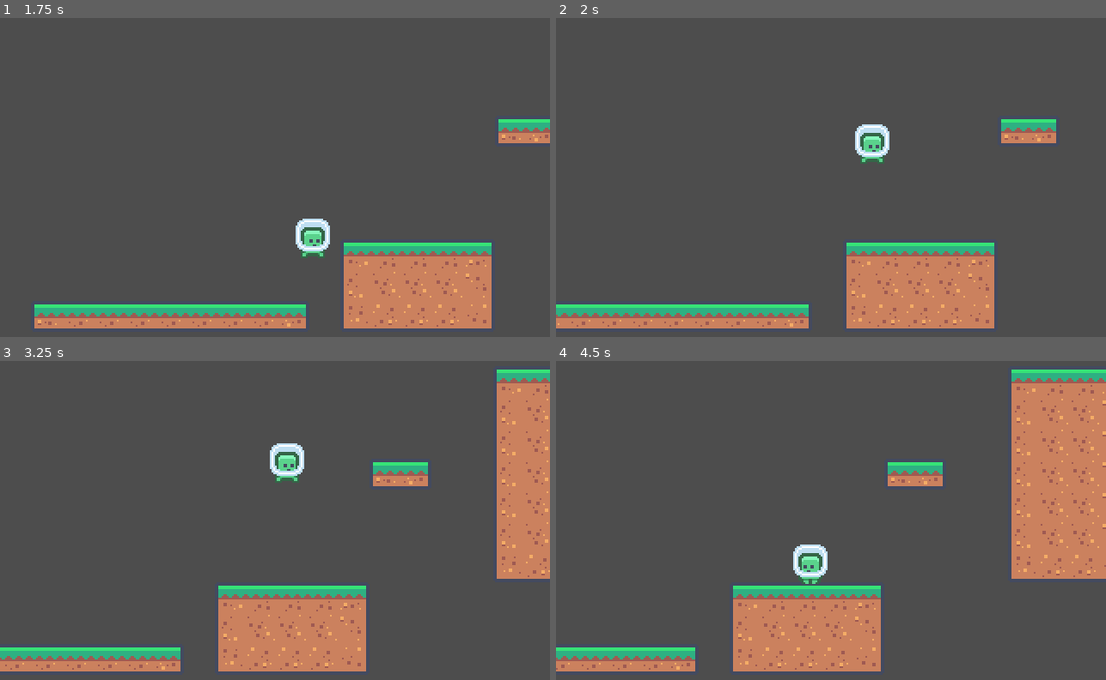
Above: before the commit, frames 1-4 (two rows, left to right).
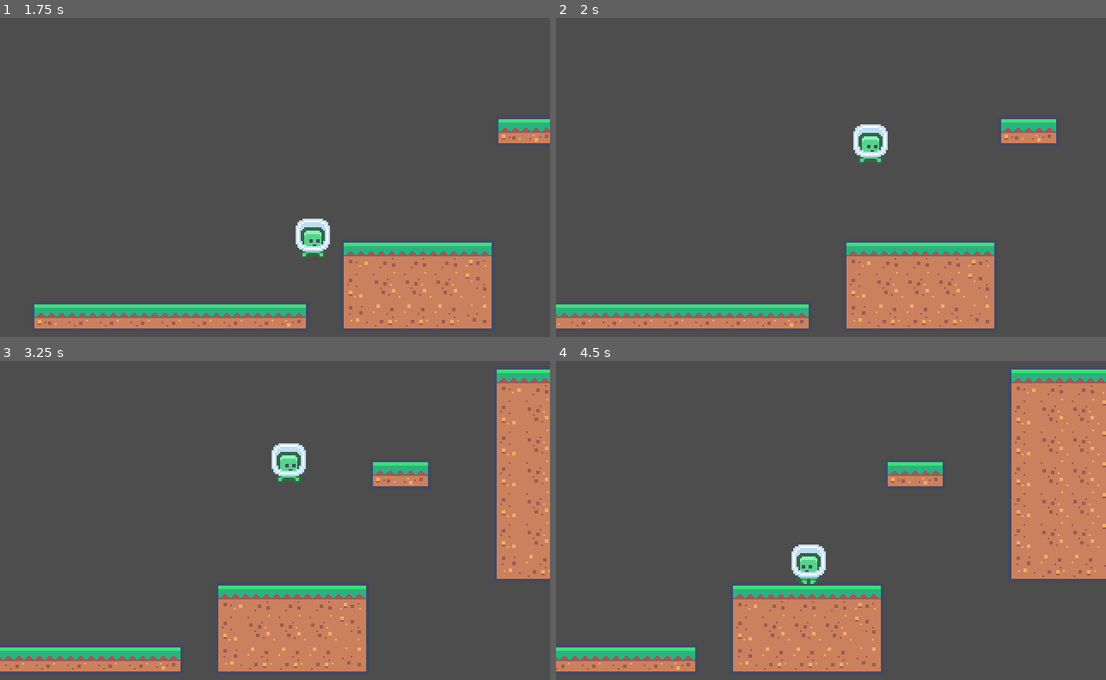
Above: after the commit, the same moments.

Repository: drusin/godot-example-jump-n-run
Game: Godot game, scene res://game_scene.tscn
The game is run twice, just before and just after one commit, with the same random seed, the same clock (stepped at 60 frames per second) and the same inputs.
Inputs:
- Up to frame 1 (1.75 s): hold D (g_right) from 0.53 s (still down); tap Space (g_jump) at 0.77, 1.52 s
- Up to frame 2 (2 s): keep holding D (g_right)
- Up to frame 3 (3.25 s): release D (g_right) at 2.03 s; hold A (g_left) 2.03-2.78 s; hold D (g_right) from 2.78 s (still down); tap Space (g_jump) at 3.02 s
- Up to frame 4 (4.5 s): tap Space (g_jump) at 3.77 s; release D (g_right) at 4.28 s; hold A (g_left) from 4.28 s (still down)

Frame 1 is identical in both runs. In frame 2, 0.3% of the frame differs, in the area x 54-61%, y 33-46%; in frame 3, 0.3%; in frame 4, 0.3%.

Commit message:
readme + cleanup

Diff:
--- a/jump-n-run/player/player.tscn
+++ b/jump-n-run/player/player.tscn
@@ -82,7 +82,6 @@
 texture = ExtResource("1_w8i4p")
 flip_h = true
 hframes = 4
-frame = 1
 region_enabled = true
 region_rect = Rect2(0, 0, 96, 24)
 
--- a/jump-n-run/player/state_machine/jumping.gd
+++ b/jump-n-run/player/state_machine/jumping.gd
@@ -1,8 +1,6 @@
 extends PlayerState
-
-const JUMP_VELOCITY = -400.0
 
 
 func physics_process(_delta: float) -> void:
-	player.velocity.y = JUMP_VELOCITY
+	player.velocity.y = player.JUMP_VELOCITY
 	switch.emit(name, "Air", null)
--- a/jump-n-run/project.godot
+++ b/jump-n-run/project.godot
@@ -56,3 +56,4 @@
 textures/canvas_textures/default_texture_filter=0
 renderer/rendering_method="gl_compatibility"
 renderer/rendering_method.mobile="gl_compatibility"
+2d/snap/snap_2d_transforms_to_pixel=true
--- a/jump-n-run/state.gd
+++ b/jump-n-run/state.gd
@@ -8,6 +8,7 @@
 ## [param from]: current state name [br]
 ## [param to]: state to switch to [br]
 ## [param data]: generic data if necessary
+@warning_ignore("unused_signal")
 signal switch(from: String, to: String, data)
 
 
@@ -21,8 +22,7 @@
 
 ## Will be called when the state becomes active
 func enter(_data = null) -> void:
-	# get rid of the stupid unused warning...
-	switch.is_null()
+	pass
 
 
 ## Will be called when the state becomes inactive
Not shown, added: jump-n-run/readme.md
